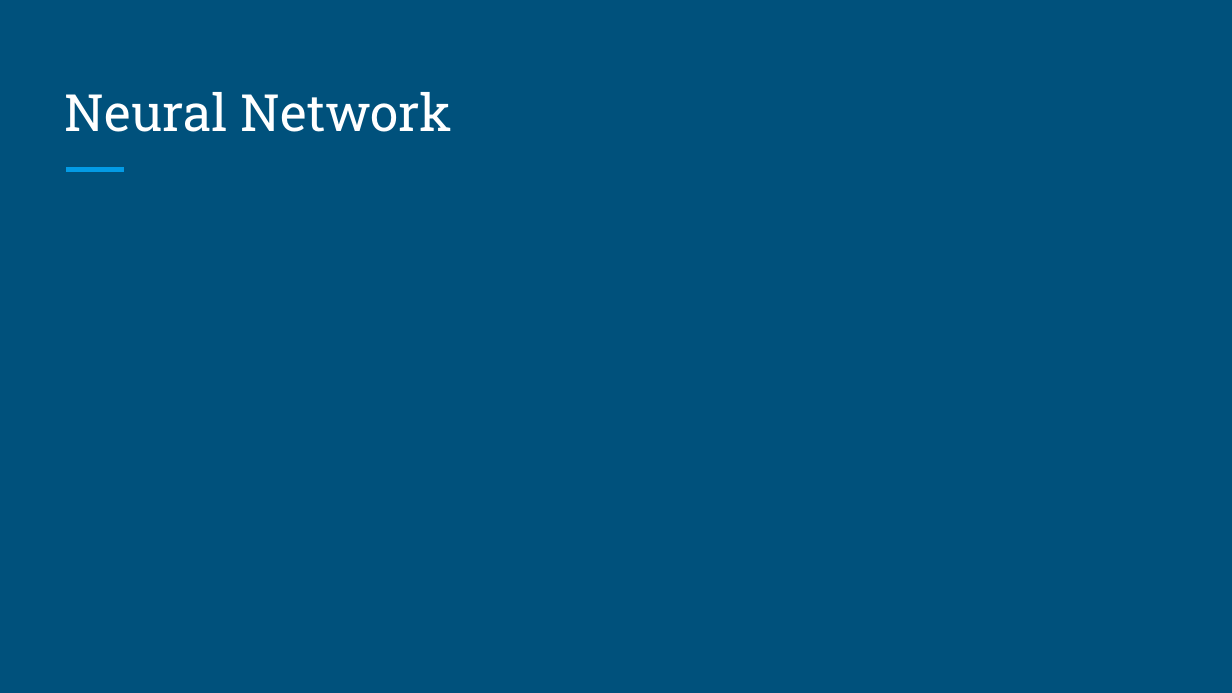
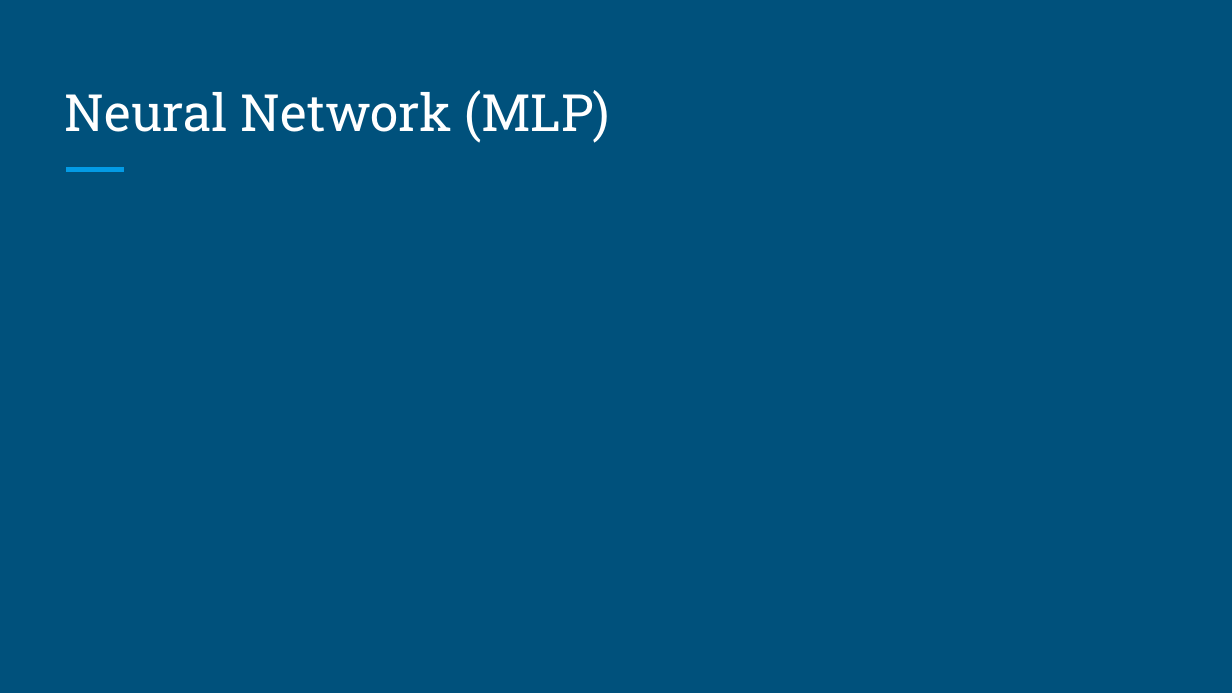
Before and after one commit to brandonyph/APB-Workshop-DataAnalyticsEssentials, a slide deck: slide 14 of Week 7-Model Basics and Building/Week 7-Model Basics and Building.pptx (slide 9 before the commit). Drawn at 1232x693 pixels with LibreOffice and Linux fonts; fonts in the diff are those of the drawing. Boxes give left, top, right and bottom in pixels: in the first picture for what was removed or moved away, otherwise in the second. Text is boxed around its words. In the diff, an @@ line names an element or a change of style, - is before the commit and + after.

```diff
--- a/Week 7-Model Basics and Building/Week 7-Model Basics and Building.pptx
+++ b/Week 7-Model Basics and Building/Week 7-Model Basics and Building.pptx
@@ title at bbox=[65, 90, 610, 143]: text changed @@
-Neural Network
+Neural Network (MLP)
```
Also in this commit, not shown: 5 other slides changed, 8 slides added.
